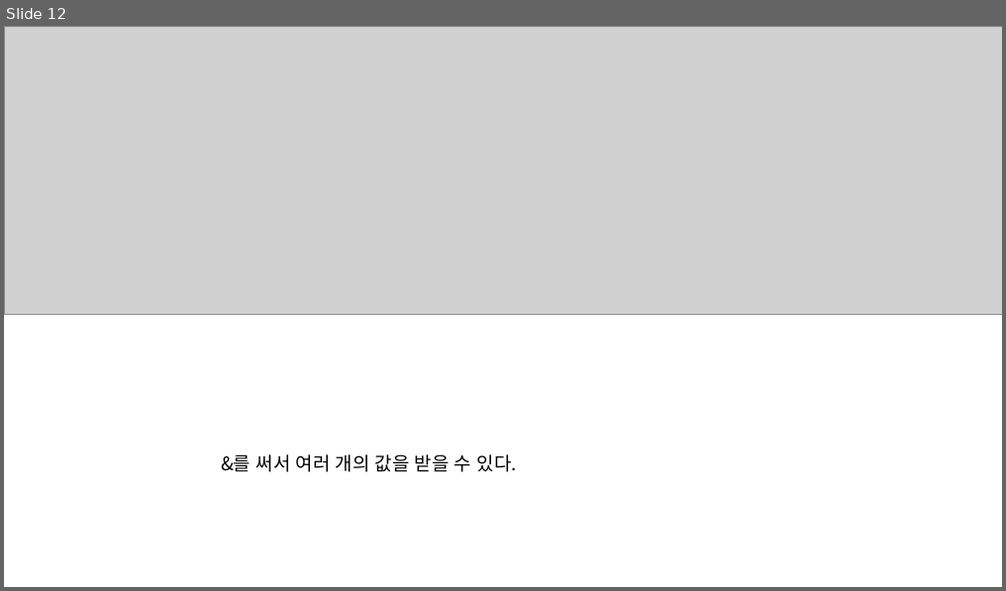
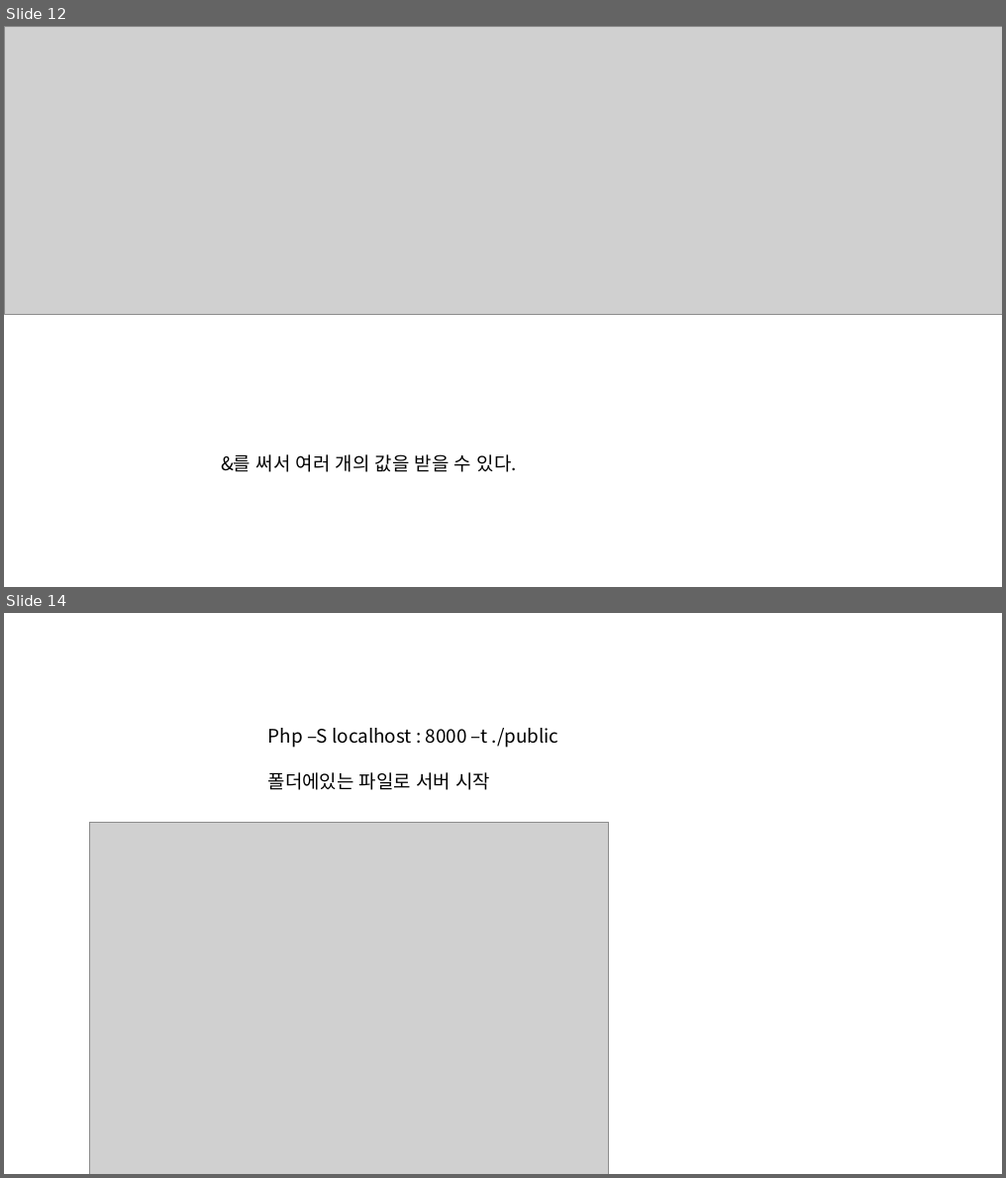
Before and after one commit to InseopEom/PHP2_201640125, a slide deck: 20190904_PHP2주차.pptx. Shown one above the other, each under a label of ours: slide 12 before the commit, slides 12 and 14 after it; the slides between them are not shown. The pictures are 1006x591 and 1006x1178 pixels, drawn with LibreOffice and Linux fonts; fonts in the diff are those of the drawing; grey boxes stand for pictures. Boxes give left, top, right and bottom in pixels: in the first picture for what was removed or moved away, otherwise in the second. Text is boxed around its words. In the diff, an @@ line names an element or a change of style, - is before the commit and + after.

```diff
--- a/20190904_PHP2주차.pptx
+++ b/20190904_PHP2주차.pptx
@@ slide 14 added at [4, 613, 1002, 1174], background #FFFFFF @@
@@ text added at [268, 728, 559, 790], 18 pt, text #000000 @@
+Php –S localhost : 8000 –t ./public
+폴더에있는 파일로 서버 시작
@@ picture added at [89, 822, 609, 1174] @@
```
Also in this commit, not shown: 4 other slides added, 2 slides removed, 40 other files.
